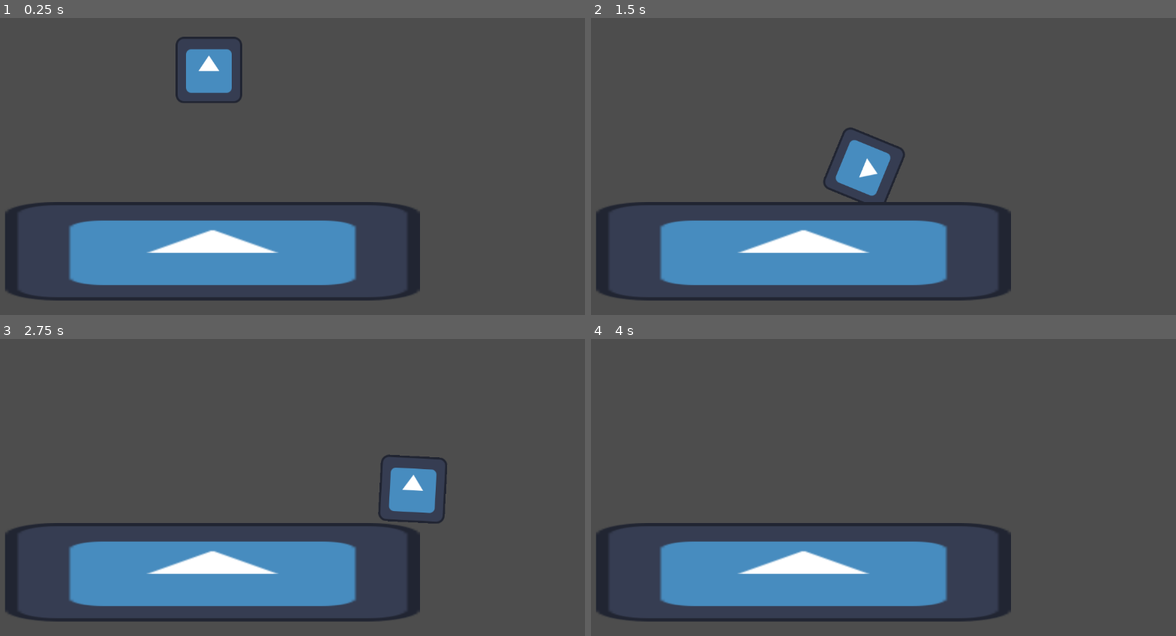
Above: before the commit, frames 1-4 (two rows, left to right).
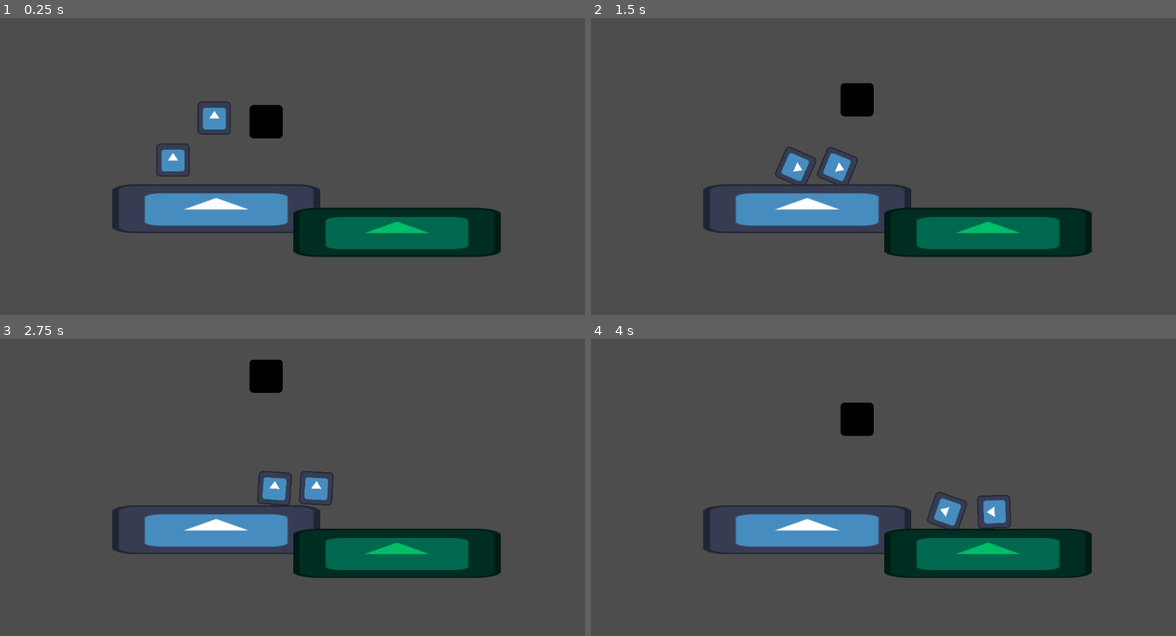
Above: after the commit, the same moments.

Repository: Feod/SaskyGodot24
Game: Godot game, scene res://MyFirst2DScene.tscn
The game is run twice, just before and just after one commit, with the same random seed, the same clock (stepped at 60 frames per second) and the same inputs. The engine's default icon, where the game draws it, is replaced by a stand-in: a white triangle on a blue panel in a dark square.
Inputs:
- Up to frame 1 (0.25 s): no input
- Up to frame 2 (1.5 s): hold Right (ui_right) 0.53-1.28 s; hold Down (ui_down) from 1.28 s (still down)
- Up to frame 3 (2.75 s): release Down (ui_down) at 2.03 s; hold Right (ui_right) from 2.03 s (still down)
- Up to frame 4 (4 s): release Right (ui_right) at 2.78 s; hold Up (ui_up) 2.78-3.53 s; hold Left (ui_left) from 3.53 s (still down)

The runs differ from the first frame. In frame 1, 23% of the frame differs, in the area x 0-86%, y 6-96%; in frame 2, 22%; in frame 3, 23%, in the area x 0-86%, y 7-96%; in frame 4, 21%.

Commit message:
Preparing the scene

Diff:
--- a/FlyingBat.gd
+++ b/FlyingBat.gd
@@ -1,14 +1,14 @@
 extends RigidBody2D
 
-var force: Vector2 = Vector2(0, -1000)
-var pulse_interval: float = 1.0
+@export var force: Vector2 = Vector2(0, -1000)
+@export var pulse_interval: float = 1.0
 var timer: float = 0.0
 
 func _ready() -> void:
-    timer = pulse_interval
+	timer = pulse_interval
 
 func _process(delta: float) -> void:
-    timer -= delta
-    if timer <= 0:
-        apply_central_impulse(force)
-        timer = pulse_interval
+	timer -= delta
+	if timer <= 0:
+		apply_central_impulse(force)
+		timer = pulse_interval
--- /dev/null
+++ b/FollowPlayersCenter.gd
@@ -0,0 +1,12 @@
+extends Node
+
+# TODO: Make into script that allows objects like camera to follow player center with lerp
+
+# Called when the node enters the scene tree for the first time.
+func _ready():
+	pass # Replace with function body.
+
+
+# Called every frame. 'delta' is the elapsed time since the previous frame.
+func _process(delta):
+	pass
--- a/MyFirst2DScene.tscn
+++ b/MyFirst2DScene.tscn
@@ -1,7 +1,9 @@
-[gd_scene load_steps=5 format=3 uid="uid://cpukhrwtmjsnk"]
+[gd_scene load_steps=7 format=3 uid="uid://cpukhrwtmjsnk"]
 
+[ext_resource type="Script" path="res://PlayerManager.gd" id="1_3c54t"]
 [ext_resource type="Texture2D" uid="uid://bj55bxvo46kkd" path="res://icon.svg" id="1_dtpjo"]
 [ext_resource type="Script" path="res://PlayerMovement.gd" id="1_kmjb3"]
+[ext_resource type="Script" path="res://FlyingBat.gd" id="3_58g8o"]
 
 [sub_resource type="CircleShape2D" id="CircleShape2D_to5mw"]
 radius = 61.4003
@@ -11,15 +13,41 @@
 
 [node name="Node2D" type="Node2D"]
 
-[node name="RigidBody2D" type="RigidBody2D" parent="." node_paths=PackedStringArray("PlayerRigidBody")]
+[node name="PlayerManager_Node2D" type="Node2D" parent="."]
+script = ExtResource("1_3c54t")
+
+[node name="Player_RigidBody2D" type="RigidBody2D" parent="." node_paths=PackedStringArray("PlayerRigidBody")]
 position = Vector2(429, 147)
 script = ExtResource("1_kmjb3")
 PlayerRigidBody = NodePath(".")
 
-[node name="Icon" type="Sprite2D" parent="RigidBody2D"]
+[node name="Icon" type="Sprite2D" parent="Player_RigidBody2D"]
 texture = ExtResource("1_dtpjo")
 
-[node name="CollisionShape2D" type="CollisionShape2D" parent="RigidBody2D"]
+[node name="CollisionShape2D" type="CollisionShape2D" parent="Player_RigidBody2D"]
+shape = SubResource("CircleShape2D_to5mw")
+
+[node name="Player_RigidBody2D2" type="RigidBody2D" parent="." node_paths=PackedStringArray("PlayerRigidBody")]
+position = Vector2(270, 309)
+script = ExtResource("1_kmjb3")
+PlayerRigidBody = NodePath(".")
+
+[node name="Icon" type="Sprite2D" parent="Player_RigidBody2D2"]
+texture = ExtResource("1_dtpjo")
+
+[node name="CollisionShape2D" type="CollisionShape2D" parent="Player_RigidBody2D2"]
+shape = SubResource("CircleShape2D_to5mw")
+
+[node name="Bat" type="RigidBody2D" parent="."]
+position = Vector2(628, 161)
+script = ExtResource("3_58g8o")
+force = Vector2(0, -800)
+
+[node name="Icon" type="Sprite2D" parent="Bat"]
+modulate = Color(0, 0, 0, 1)
+texture = ExtResource("1_dtpjo")
+
+[node name="CollisionShape2D" type="CollisionShape2D" parent="Bat"]
 shape = SubResource("CircleShape2D_to5mw")
 
 [node name="StaticBody2D" type="StaticBody2D" parent="."]
@@ -32,3 +60,19 @@
 
 [node name="CollisionShape2D" type="CollisionShape2D" parent="StaticBody2D"]
 shape = SubResource("RectangleShape2D_gth2q")
+
+[node name="StaticBody2D2" type="StaticBody2D" parent="."]
+modulate = Color(3.99485e-06, 0.742893, 0.409973, 1)
+position = Vector2(1132, 617)
+
+[node name="Icon" type="Sprite2D" parent="StaticBody2D2"]
+position = Vector2(-1, -1)
+scale = Vector2(6.24, 1.48)
+texture = ExtResource("1_dtpjo")
+
+[node name="CollisionShape2D" type="CollisionShape2D" parent="StaticBody2D2"]
+shape = SubResource("RectangleShape2D_gth2q")
+
+[node name="Camera2D" type="Camera2D" parent="."]
+position = Vector2(702, 287)
+zoom = Vector2(0.5, 0.5)
--- /dev/null
+++ b/PlayerManager.gd
@@ -0,0 +1,33 @@
+extends Node
+
+class_name PlayerManager
+static var instance: PlayerManager
+
+var playersCenter : Vector2
+var players : Array
+
+
+func _init():
+	instance = self
+
+# Called when the node enters the scene tree for the first time.
+func _ready():
+	pass # Replace with function body.
+
+# Called every frame. 'delta' is the elapsed time since the previous frame.
+func _process(delta):
+
+	if players.size() == 0:
+		return
+
+	playersCenter = Vector2.ZERO;
+
+	for player in players:
+		playersCenter += player.global_position
+		# print(player)
+
+	playersCenter = playersCenter / players.size()
+
+
+func AddPNewPlayer(newplayer):
+	players.push_back(newplayer)
--- a/PlayerMovement.gd
+++ b/PlayerMovement.gd
@@ -5,12 +5,12 @@
 
 # Called when the node enters the scene tree for the first time.
 func _ready() -> void:
-	pass # Replace with function body.
-
+	# Add player to the player manager
+	# PlayerManager.instance.AddPNewPlayer(self)
+	PlayerManager.instance.AddPNewPlayer(PlayerRigidBody)
 
 # Called every frame. 'delta' is the elapsed time since the previous frame.
 func _process(delta: float) -> void:
-
 
 	# Get the input directions (arrow keys)
 	var direction := Vector2(
--- a/project.godot
+++ b/project.godot
@@ -15,6 +15,10 @@
 config/features=PackedStringArray("4.3", "GL Compatibility")
 config/icon="res://icon.svg"
 
+[display]
+
+window/size/always_on_top=true
+
 [rendering]
 
 renderer/rendering_method="gl_compatibility"
